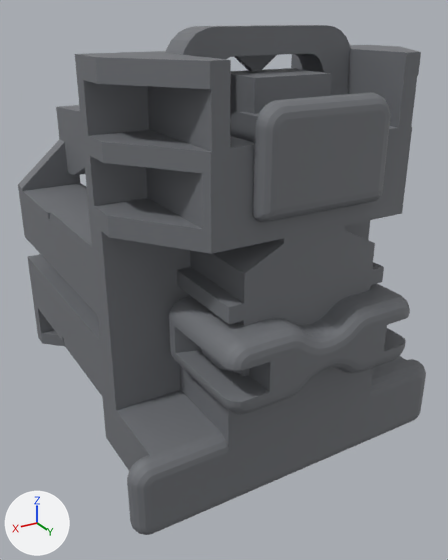
What one commit did to the glTF model eval-lab/public/assets/emotiv/connectors/WH-EZ4-11/model.glb.
Rendered twice from a 50 mm lens placed at (20.8, 36.6, 14.1), pointed at (-0.1, 1.7, -3.3). The lights are fixed; the arrows at lower left show +X, +Y and +Z. The picture after the commit comes second.

The older version as bpy lines, for what is in view:
```python
mat_material_0 = principled_material('Material_0')
mat_material_0.base_color = (0.169, 0.176, 0.192)  # grey #727479
mat_material_0.roughness = 0.62
me_geometry_0 = bpy.data.meshes.new('geometry_0')
me_geometry_0.from_pydata(...)  # 3654 vertices, 7091 faces; spans x -11.4..11.4, y -13.6..13.6, z -13.5..13.5
me_geometry_0.materials.append(mat_material_0)  # grey #727479
ob_geometry_0 = bpy.data.objects.new('geometry_0', me_geometry_0)
ob_geometry_0.location = (0.0, 0.0, 0.0)
```
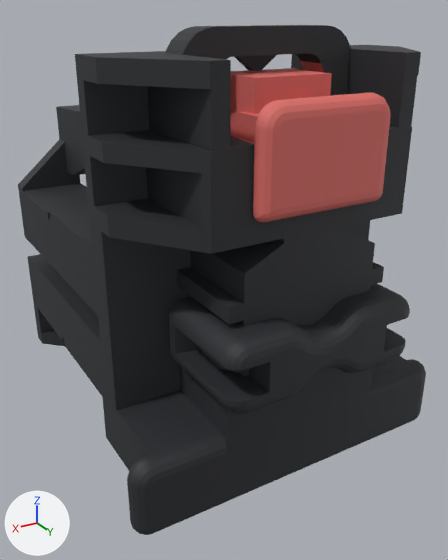
The change, as a diff of the scene's bpy script:
```diff
--- a/eval-lab/public/assets/emotiv/connectors/WH-EZ4-11/model.glb.py
+++ b/eval-lab/public/assets/emotiv/connectors/WH-EZ4-11/model.glb.py
@@ mat_material_0 @@
 n0 = _N.new('ShaderNodeBsdfPrincipled'); n0.name = 'Principled BSDF'
-n0.inputs[0].default_value = (0.169, 0.176, 0.192, 1.0)  # 'Base Color', grey #727479
 n0.inputs[2].default_value = 0.62  # 'Roughness'
 n1 = _N.new('ShaderNodeOutputMaterial'); n1.name = 'Material Output'
+n2 = _N.new('ShaderNodeVertexColor'); n2.name = 'Color Attribute'
 _L.new(n0.outputs[0], n1.inputs[0])  # 'BSDF' to 'Surface'
+_L.new(n2.outputs[0], n0.inputs[0])  # 'Color' to 'Base Color'
@@ me_geometry_0 @@
 # used by ob_geometry_0; location = (0.0, 0.0, 0.0)
-me_geometry_0.from_pydata(...)  # 3654 vertices, 7091 faces; spans x -11.4..11.4, y -13.6..13.6, z -13.5..13.5
+me_geometry_0.from_pydata(...)  # 3652 vertices, 7091 faces; spans x -11.4..11.4, y -13.6..13.6, z -13.5..13.5
+# me_geometry_0 part 1: 35 vertices moved within x -6.5..6.5, y 7.2..11.7, z 4.5..12.2
+# other edits to the shape of me_geometry_0 do not show in these pictures
 me_geometry_0.materials.append(mat_material_0)
```

Where the change shows, as pixel boxes (x1, y1, x2, y2) in the pictures (448 x 560 px; the box of a moved part takes in the faces that stretch with it):
'geometry_0', recoloured (darker): (18, 25, 426, 535) in both
part 1 of me_geometry_0, moved or reshaped: (98, 46, 421, 246) in both
